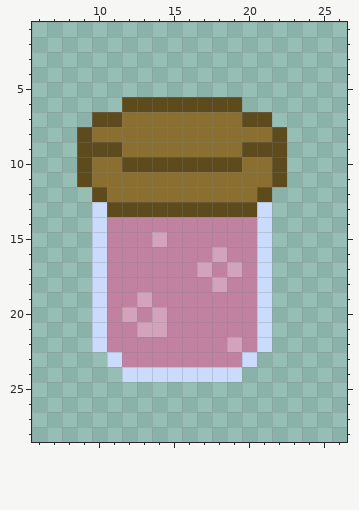
Two states of a pixel-art sprite, src/main/resources/items/health-potion-med.png. Above, as it was before the edit.
The file is 32x32 pixels. Shown: x 6..26, y 1..28.
The same view after the edit:
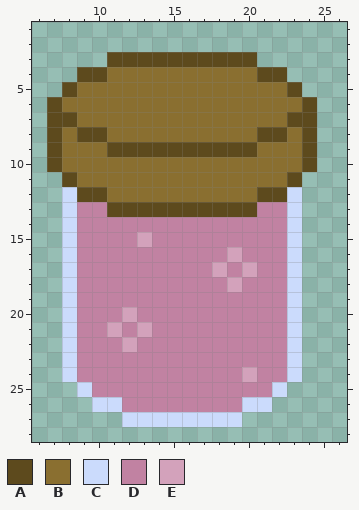
Palette (. is transparent): A #5d4a1d  B #8a6f30  C #cbdbfc  D #c182a2  E #d3a2bb
The exact change:
y 3: x 11..20 .......... -> AAAAAAAAAA
y 4: x 9..22 .............. -> AABBBBBBBBBBAA
y 5: x 8..23 ................ -> ABBBBBBBBBBBBBBA
y 6: x 7..24 .....AAAAAAAA..... -> ABBBBBBBBBBBBBBBBA
y 7: x 7..11 ...AA -> AABBB; x 20..24 AA... -> BBBAA
y 8: x 7..8 .. -> AB; x 10 B -> A; x 21 B -> A; x 23..24 .. -> BA
y 9: x 7..10 ..AA -> ABBB; x 12..19 BBBBBBBB -> AAAAAAAA; x 21..24 AA.. -> BBBA
y 10: x 7..9 ..A -> ABB; x 12..19 AAAAAAAA -> BBBBBBBB; x 22..24 A.. -> BBA
y 11: x 8..9 .A -> AB; x 22..23 A. -> BA
y 12: x 8..9 .. -> CA; x 22..23 .. -> AC
y 13..14: x 8..10 ..C -> CDD; x 21..23 C.. -> DDC
y 15: x 8..10 ..C -> CDD; x 13..14 DE -> ED; x 21..23 C.. -> DDC
y 16: x 8..10 ..C -> CDD; x 18..19 ED -> DE; x 21..23 C.. -> DDC
y 17: x 8..10 ..C -> CDD; x 17..23 EDEDC.. -> DEDEDDC
y 18: x 8..10 ..C -> CDD; x 18..19 ED -> DE; x 21..23 C.. -> DDC
y 19: x 8..10 ..C -> CDD; x 13 E -> D; x 21..23 C.. -> DDC
y 20: x 8..10 ..C -> CDD; x 14 E -> D; x 21..23 C.. -> DDC
y 21: x 8..11 ..CD -> CDDE; x 14 E -> D; x 21..23 C.. -> DDC
y 22: x 8..10 ..C -> CDD; x 12 D -> E; x 19 E -> D; x 21..23 C.. -> DDC
y 23: x 8..11 ...C -> CDDD; x 20..23 C... -> DDDC
y 24: x 8..23 ....CCCCCCCC.... -> CDDDDDDDDDDDEDDC
y 25: x 9..22 .............. -> CDDDDDDDDDDDDC
y 26: x 10..21 ............ -> CCDDDDDDDDCC
y 27: x 12..19 ........ -> CCCCCCCC
Changed places in both pictures, as pixel boxes (x1, y1, x2, y2):
changed: (47, 52, 317, 427)
